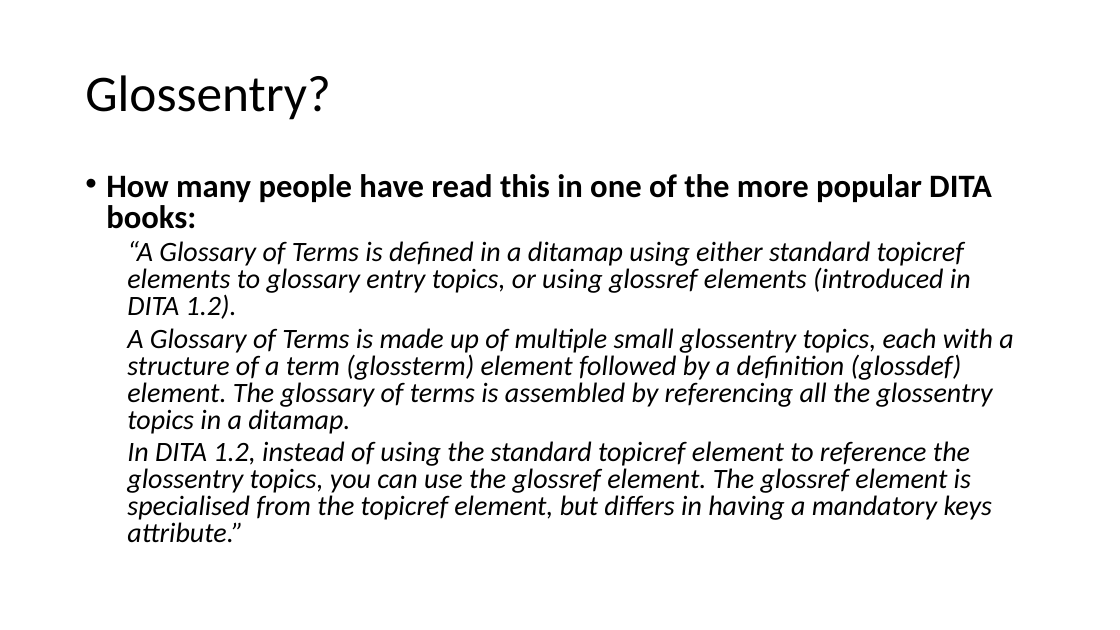
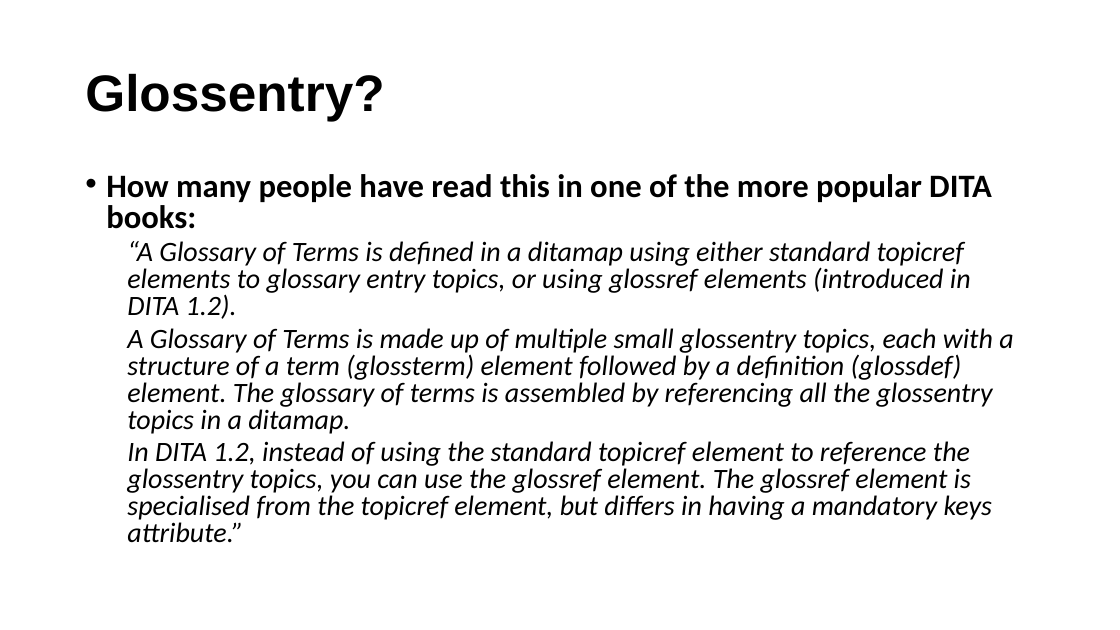
Before and after one commit to drmacro/dita-glossary-authoring-and-publishing, a slide deck: slide 5 of glossaryDITANA/Glossary_DITANA2019.pptx (slide 3 before the commit). Drawn at 1120x630 pixels with LibreOffice and Linux fonts; fonts in the diff are those of the drawing. Boxes give left, top, right and bottom in pixels: in the first picture for what was removed or moved away, otherwise in the second. Text is boxed around its words. In the diff, an @@ line names an element or a change of style, - is before the commit and + after.

```diff
--- a/glossaryDITANA/Glossary_DITANA2019.pptx
+++ b/glossaryDITANA/Glossary_DITANA2019.pptx
@@ title "Glossentry?" at bbox=[85, 73, 384, 121]: font Calibri to Arial, bold on @@
```
Also in this commit, not shown: 2 slides added, 8 other files.
